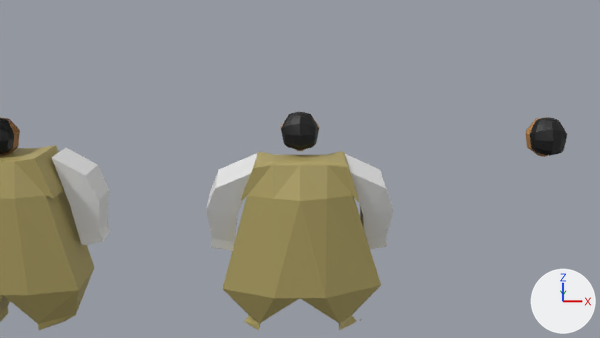
Before and after pictures for a commit that changed the Blender file scenes/sumo.blend.
Rendered twice from the file's camera 'Camera'. The lights are fixed; the arrows at lower right show +X, +Y and +Z.

The older version as bpy lines, for what is in view:
```python
me_cube_001 = bpy.data.meshes.new('Cube.001')
me_cube_001.from_pydata(...)  # 108 vertices, 128 faces; spans x -1.55..1.65, y -0.81..0.95, z -2.0..1.67
me_cube_001.materials.append(mat_material_002)
me_cube_002 = bpy.data.meshes.new('Cube.002')
me_cube_002.from_pydata(...)  # 32 vertices, 28 faces; spans x -1.85..1.85, y -0.43..0.66, z -0.42..1.61
me_plane = bpy.data.meshes.new('Plane')
me_plane.from_pydata(...)  # 115 vertices, 104 faces; spans x -0.372..0.388, y 0.5..1.307, z -1.755..-0.977
# faces by material slot: [64, 40]
me_plane.materials.append(mat_material_004)
me_plane.materials.append(mat_material_003)
ob_arms = bpy.data.objects.new('Arms', me_cube_002)
ob_arms.parent = ob_torso
ob_arms.location = (0.0, 0.0, 0.0)
ob_head = bpy.data.objects.new('Head', me_plane)
ob_head.parent = ob_torso
ob_head.location = (-0.00806, -0.826, 3.478)
ob_torso = bpy.data.objects.new('Torso', me_cube_001)
ob_torso.parent = ob_footaxis
ob_torso.location = (-1.279, 0.0, 1.951)
# also in view: 'Cube.005' at (-5.82, 0.04, -0.13); 'Plane.001' at (4.76, -0.13, 2.05); 'Cube.004' at (-4.41, 0.36, 0.67)
```
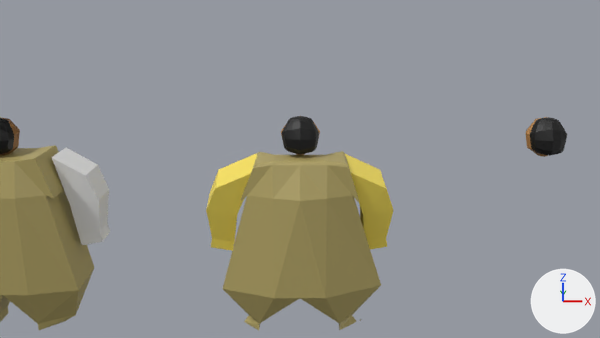
Edits to the bpy script that builds the scene:
```text
Add mat_material_001:
    mat_material_001 = bpy.data.materials.new('Material.001')
    mat_material_001.use_nodes = True; mat_material_001.node_tree.nodes.clear()
    _N = mat_material_001.node_tree.nodes; _L = mat_material_001.node_tree.links
    n0 = _N.new('ShaderNodeBsdfPrincipled'); n0.name = 'Principled BSDF'
    n1 = _N.new('ShaderNodeOutputMaterial'); n1.name = 'Material Output'
    n2 = _N.new('ShaderNodeVertexColor'); n2.name = 'Color Attribute'
    n2.layer_name = 'Color'
    _L.new(n0.outputs[0], n1.inputs[0])  # 'BSDF' to 'Surface'
    _L.new(n2.outputs[0], n0.inputs[0])  # 'Color' to 'Base Color'
Change me_cube_002:
    where me_cube_002.from_pydata(...)  # 32 vertices, 28 faces; spans x -1.85..1.85, y -0.43..0.66, z -0.42..1.61
    used by ob_arms; parent = ob_torso; location = (0.0, 0.0, 0.0)
    me_cube_002 part 1: vertex colours changed
    add me_cube_002.materials.append(mat_material_001)
Change ob_head:
    ob_head.location: (-0.00806, -0.826, 3.478) -> (0.0, -0.86, 3.4)
```

Boxes (x1, y1, x2, y2) around the edits, measured in the pictures (600 x 338 px):
'Arms', recoloured (grey to yellow)
    both: (206, 153, 394, 251)
'Head', moved
    before: (280, 112, 320, 151)
    after: (281, 116, 320, 155)
